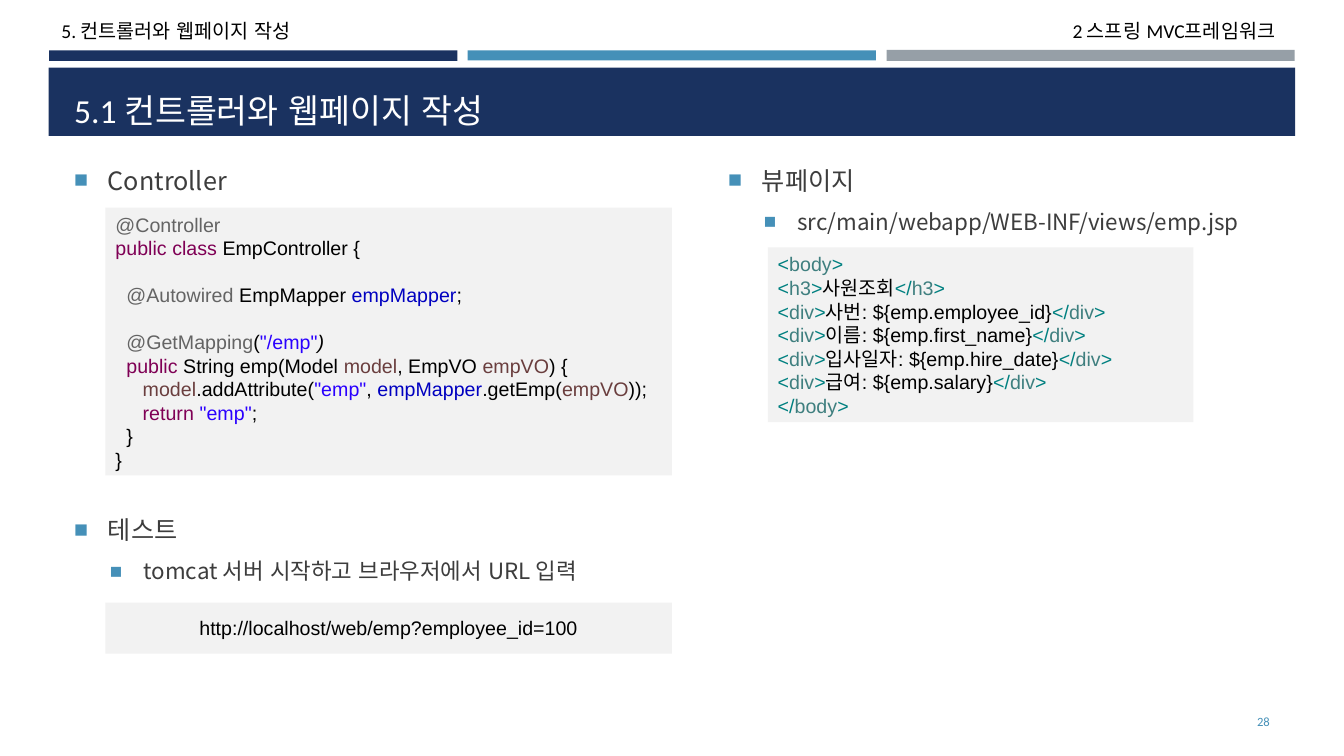
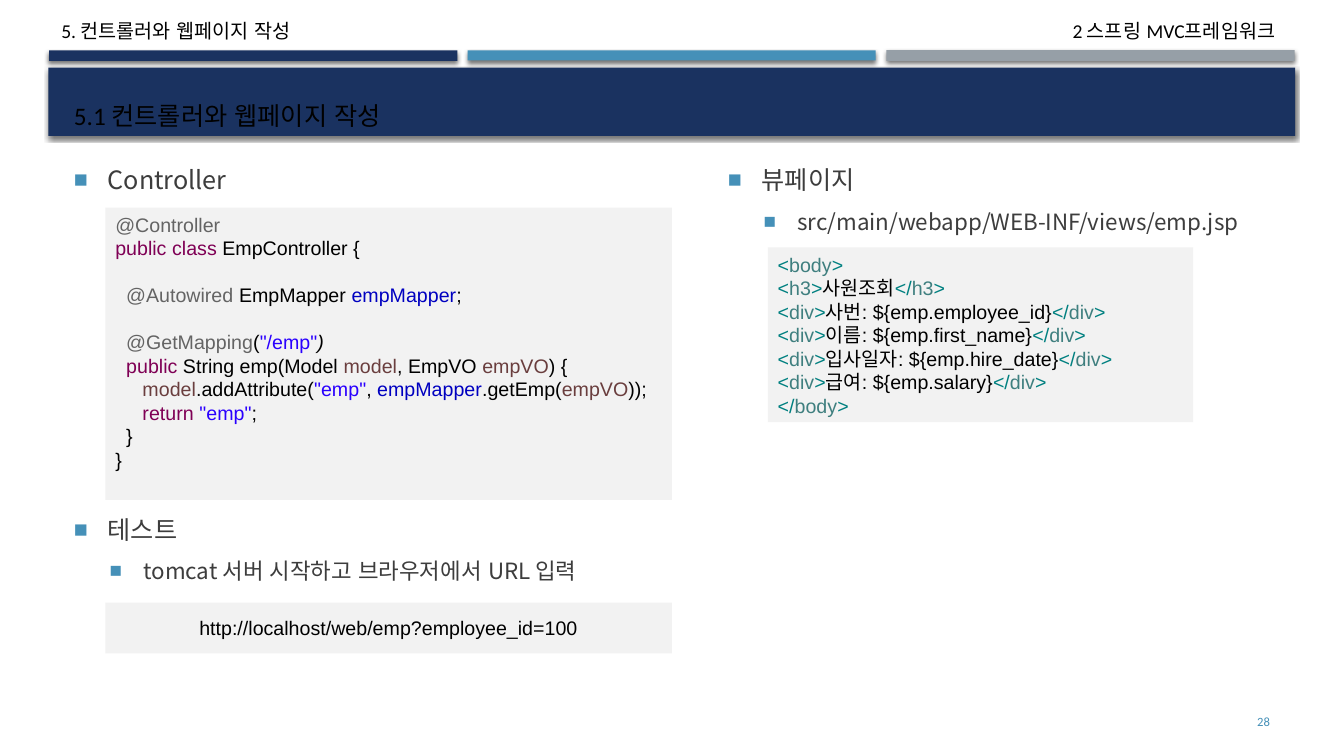
Before and after one commit to deukvely/spring, a slide deck: slide 28 of PPT/03.스프링프로젝트.pptx. Drawn at 1344x756 pixels with LibreOffice and Linux fonts; fonts in the diff are those of the drawing. Boxes give left, top, right and bottom in pixels: in the first picture for what was removed or moved away, otherwise in the second. Text is boxed around its words. In the diff, an @@ line names an element or a change of style, - is before the commit and + after.

```diff
--- a/PPT/03.스프링프로젝트.pptx
+++ b/PPT/03.스프링프로젝트.pptx
@@ shadow on in 4 elements at (x1=49, y1=50, x2=458, y2=60), (x1=886, y1=50, x2=1295, y2=62), (x1=468, y1=50, x2=876, y2=60), (x1=48, y1=68, x2=1296, y2=136) @@
@@ title "5.1 컨트롤러와 웹페이지 작성" at (x1=74, y1=104, x2=380, y2=127): size 24 to 18 pt, text colour #FFFFFF to #000000 @@
@@ rectangle "@Controller" resized from (x1=106, y1=208, x2=673, y2=476) to (x1=106, y1=208, x2=673, y2=500) @@
```
Also in this commit, not shown: 28 other slides changed, 33 other files.
